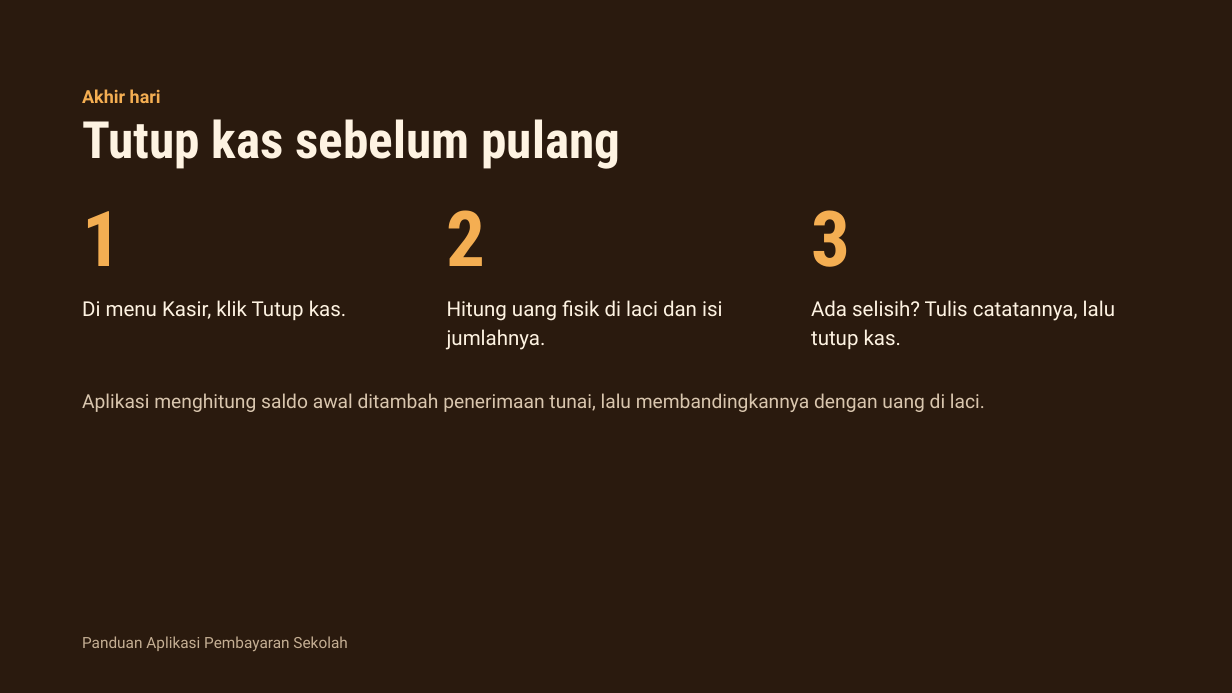
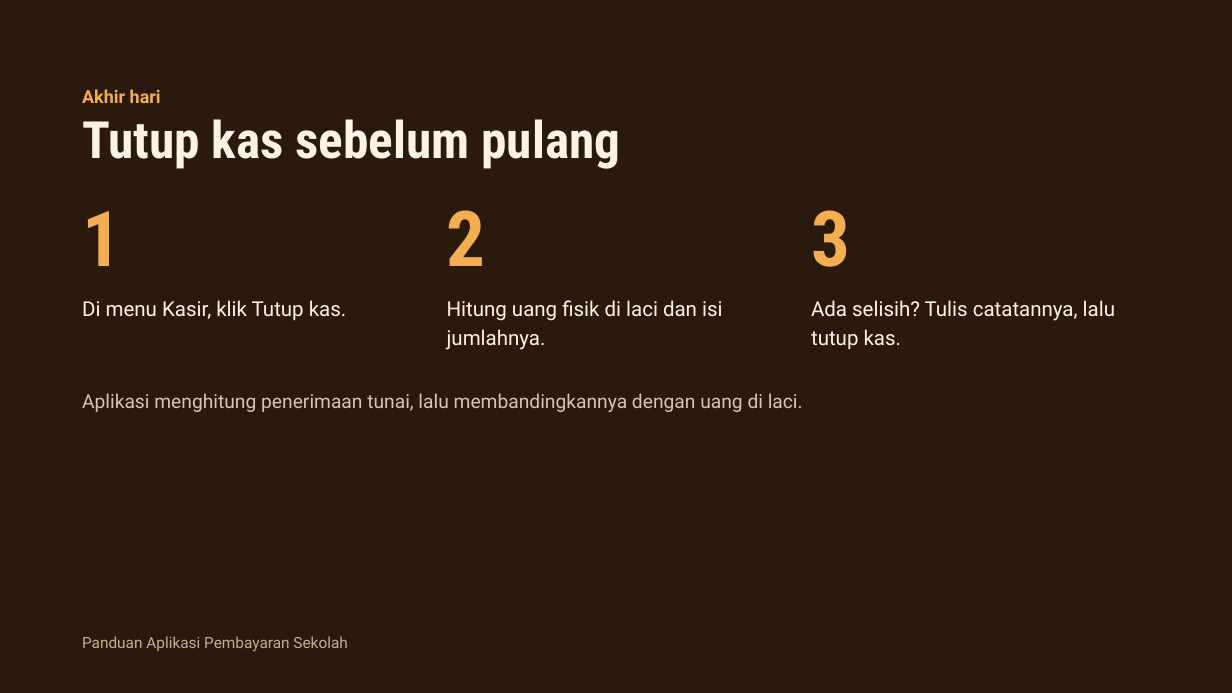
Before and after one commit to bimacloud/tuapps, a slide deck: slide 13 of docs/Panduan Aplikasi Pembayaran Sekolah.pptx. Drawn at 1232x693 pixels with LibreOffice and Linux fonts; fonts in the diff are those of the drawing. Boxes give left, top, right and bottom in pixels: in the first picture for what was removed or moved away, otherwise in the second. Text is boxed around its words. In the diff, an @@ line names an element or a change of style, - is before the commit and + after.

```diff
--- a/docs/Panduan Aplikasi Pembayaran Sekolah.pptx
+++ b/docs/Panduan Aplikasi Pembayaran Sekolah.pptx
@@ text at <box>82,393,803,412</box>: text changed @@
-Aplikasi menghitung saldo awal ditambah penerimaan tunai, lalu membandingkannya dengan uang di laci.
+Aplikasi menghitung penerimaan tunai, lalu membandingkannya dengan uang di laci.
```
Also in this commit, not shown: 1 other slide changed, 6 other files.
